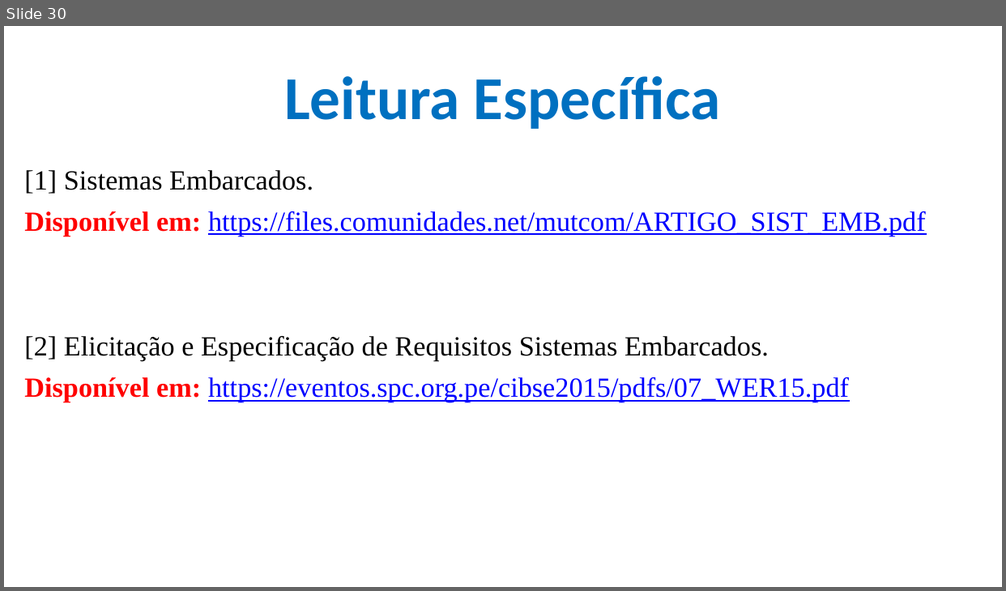
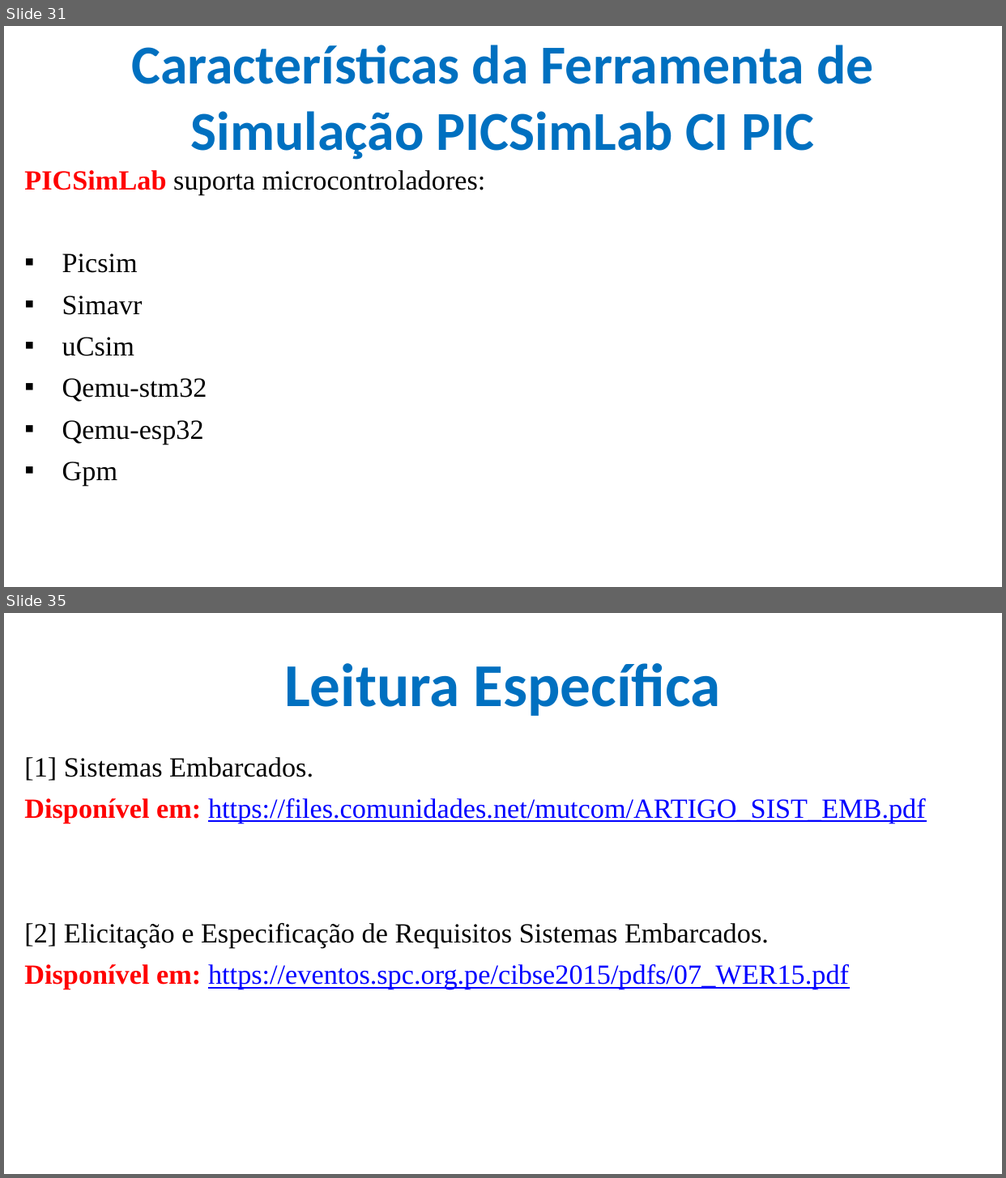
Before and after one commit to CloudEducationBrazil/WydenArea1ProgramacaoMicrocontroladores, a slide deck: 01 Classes/Aula 02 - Programação Microcontroladores.pptx. Shown one above the other, each under a label of ours: slide 30 before the commit, slides 31 and 35 after it; the slides between them are not shown. The pictures are 1006x591 and 1006x1178 pixels, drawn with LibreOffice and Linux fonts; fonts in the diff are those of the drawing; background and template pictures are left out. Boxes give left, top, right and bottom in pixels: in the first picture for what was removed or moved away, otherwise in the second. Text is boxed around its words. In the diff, an @@ line names an element or a change of style, - is before the commit and + after.

Commit message:
aula 02 microcontroladores atu 15032023

```diff
--- a/01 Classes/Aula 02 - Programação Microcontroladores.pptx
+++ b/01 Classes/Aula 02 - Programação Microcontroladores.pptx
@@ slide 31 added at <box>4,26,1002,587</box>, background picture (left out) @@
@@ title added at <box>131,45,874,160</box>, 39.6 pt, text #0070C0, bold @@
+Características da Ferramenta de Simulação PICSimLab CI PIC
@@ text added at <box>24,170,486,486</box>, 20 pt, text #000000 @@
+PICSimLab suporta microcontroladores:
+▪ Picsim
+▪ Simavr
+▪ uCsim
+▪ Qemu-stm32
+▪ Qemu-esp32
+▪ Gpm
@@ what was slide 30 is now slide 35 @@
```
Also in this commit, not shown: 1 slide changed, 4 other slides added.
